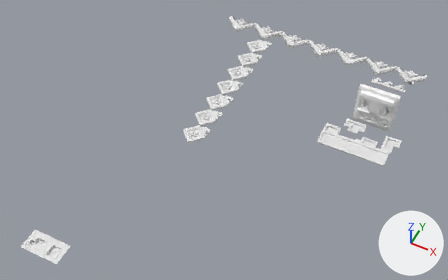
Before and after pictures for a commit that changed the glTF model assets/wall.glb.
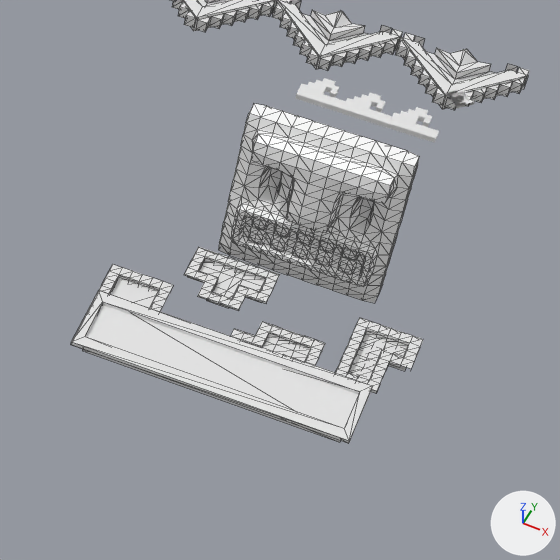
Old and new are each drawn whole from a camera (50 mm lens) standing at (30.1, -123.4, 117.6) and looking at (-15.4, -32.4, 3.7) and again close up on the part from 67% to 97% of the width and 21% to 69% of the height. The axes (+X, +Y, +Z) are drawn at lower right. The lights are the same throughout. The close-ups show mesh edges as thin lines. Where no turn or scale is listed for an object, it has been applied to the vertices.

Names of what the first close-up shows: 'Plane.002', 'Plane.004', 'pattern', 'rune0', 'rune0_bottom', 'rune1', 'rune1_bottom', 'rune2', 'rune3', 'rune3_bottom', 'timer'.
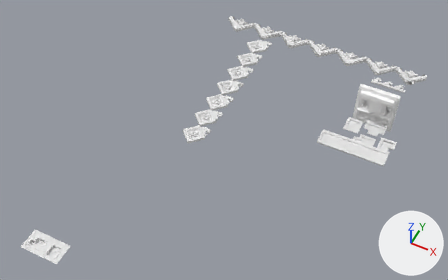
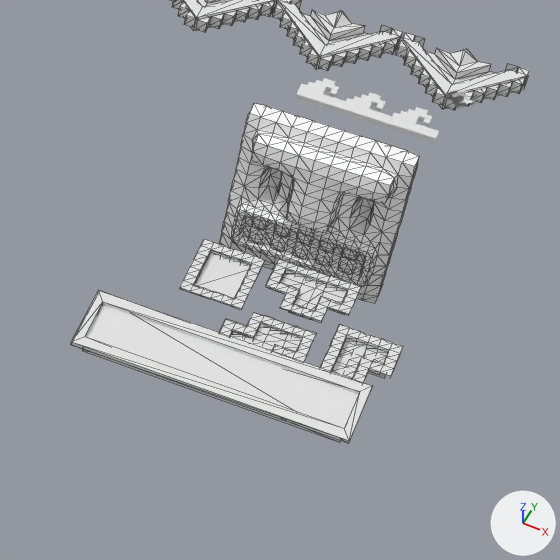
Changed parts and their boxes [x1, y1, x2, y2] in the close-ups (560 x 560 px):
```json
{"object": "rune0", "change": "moved", "before": [184, 247, 280, 311], "after": [265, 258, 361, 322]}
{"object": "rune1", "change": "moved", "before": [335, 318, 423, 393], "after": [320, 324, 403, 382]}
{"object": "rune3", "change": "moved", "before": [87, 264, 173, 312], "after": [179, 239, 265, 310]}
{"object": "rune2", "change": "moved", "before": [231, 321, 325, 366], "after": [220, 312, 316, 362]}
{"object": "rune0_bottom", "change": "moved", "before": [188, 261, 264, 308], "after": [269, 272, 346, 320]}
{"object": "rune3_bottom", "change": "moved", "before": [110, 279, 158, 308], "after": [195, 254, 249, 298]}
{"object": "rune1_bottom", "change": "moved", "before": [348, 334, 407, 380], "after": [332, 341, 387, 378]}
```

Edits to the scene script, one JSON object a line:
```json
{"op": "set", "path": "ob_rune0.location", "old": "(11.3, -10.46, 0.36)", "new": "(16.16, -9.14, 0.36)"}
{"op": "set", "path": "ob_rune0_bottom.location", "old": "(11.4, -11.19, 0.16)", "new": "(16.26, -9.87, 0.16)"}
{"op": "set", "path": "ob_rune1.location", "old": "(21.26, -12.38, 0.22)", "new": "(20.32, -13.48, 0.22)"}
{"op": "set", "path": "ob_rune1_bottom.location", "old": "(21.05, -12.52, -0.04)", "new": "(20.11, -13.63, -0.04)"}
{"op": "set", "path": "ob_rune2.location", "old": "(15.57, -15.01, 0.37)", "new": "(14.85, -14.45, 0.37)"}
{"op": "set", "path": "ob_rune3.location", "old": "(6.34, -14.99, 0.33)", "new": "(10.76, -10.35, 0.33)"}
{"op": "set", "path": "ob_rune3_bottom.location", "old": "(6.31, -14.95, 0.15)", "new": "(10.72, -10.31, 0.15)"}
```
